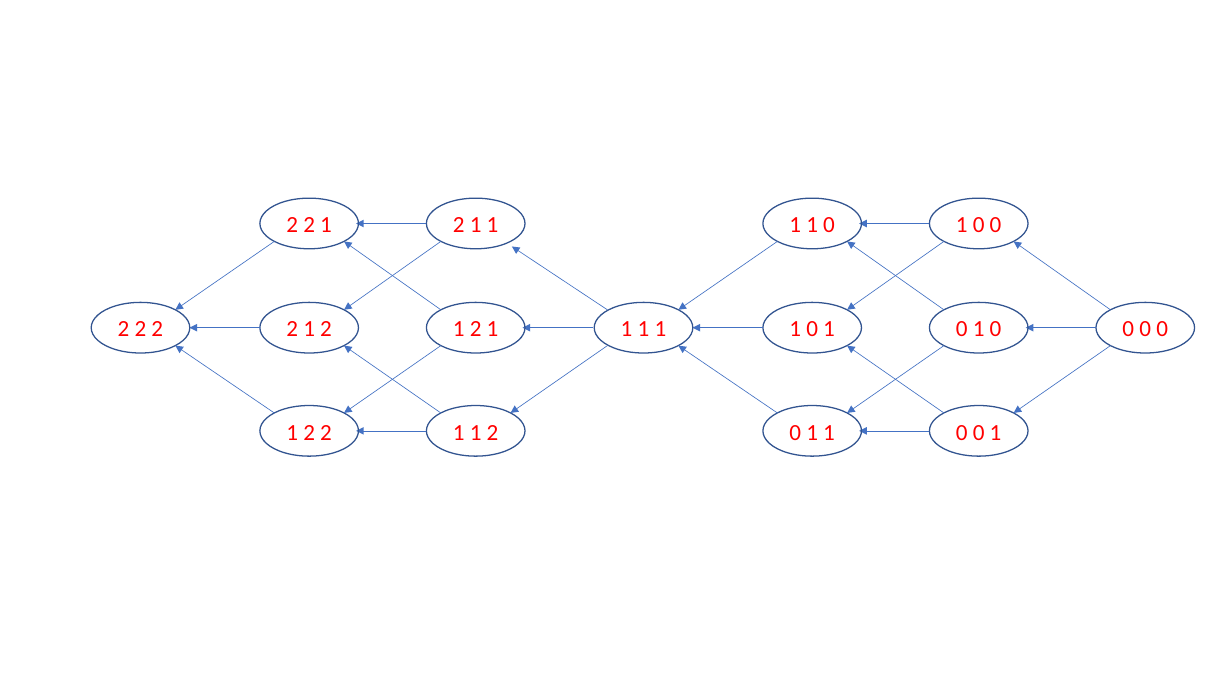
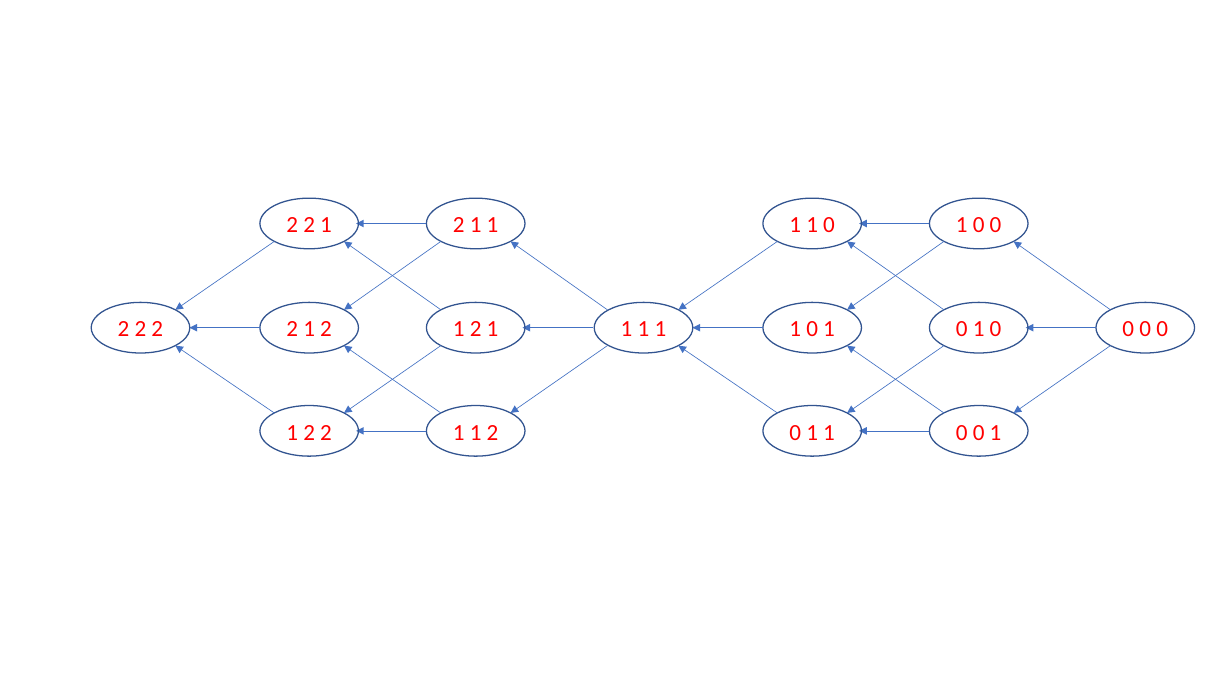
Before and after one commit to harmonylang/harmony, a slide deck: slide 4 of book/figures.pptx. Drawn at 1232x693 pixels with LibreOffice and Linux fonts; fonts in the diff are those of the drawing. Boxes give left, top, right and bottom in pixels: in the first picture for what was removed or moved away, otherwise in the second. Text is boxed around its words. In the diff, an @@ line names an element or a change of style, - is before the commit and + after.

```diff
--- a/book/figures.pptx
+++ b/book/figures.pptx
@@ arrow moved from (607, 310) - (512, 247) to (607, 310) - (511, 241) @@
```
Also in this commit, not shown: 8 other files.
